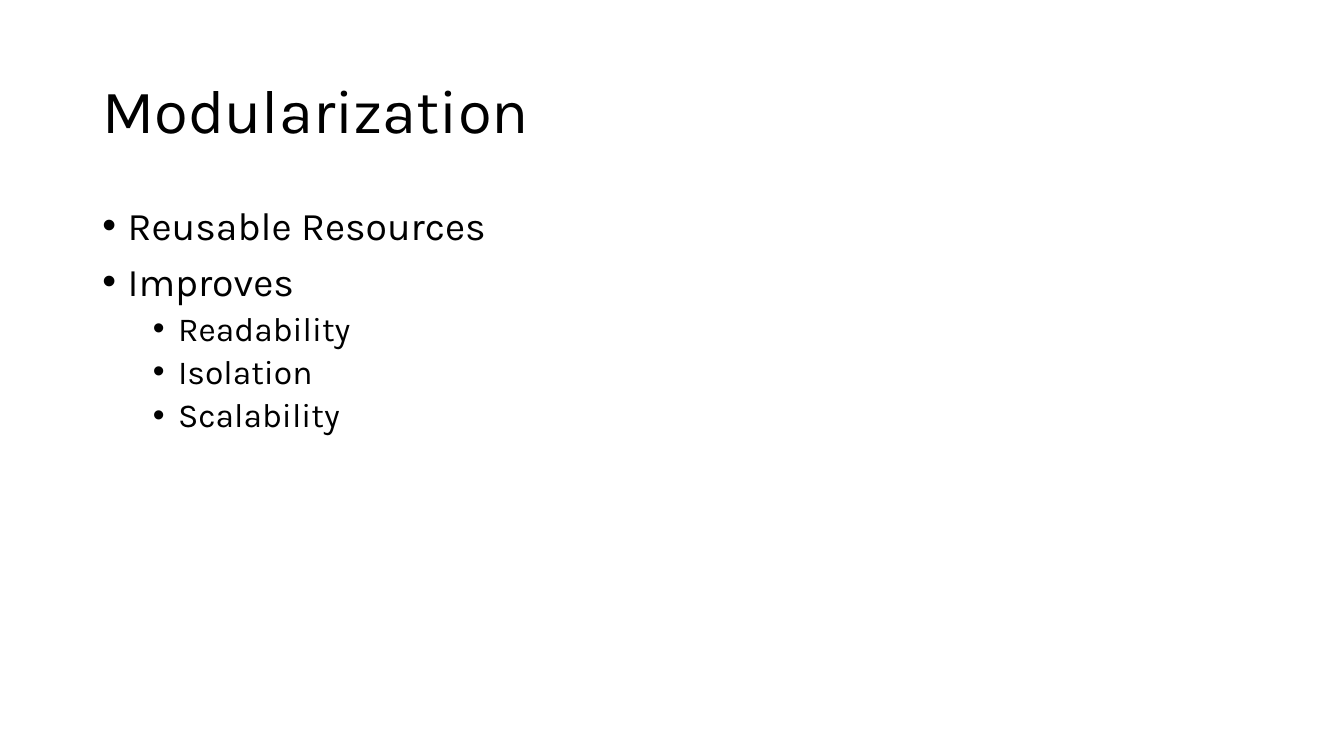
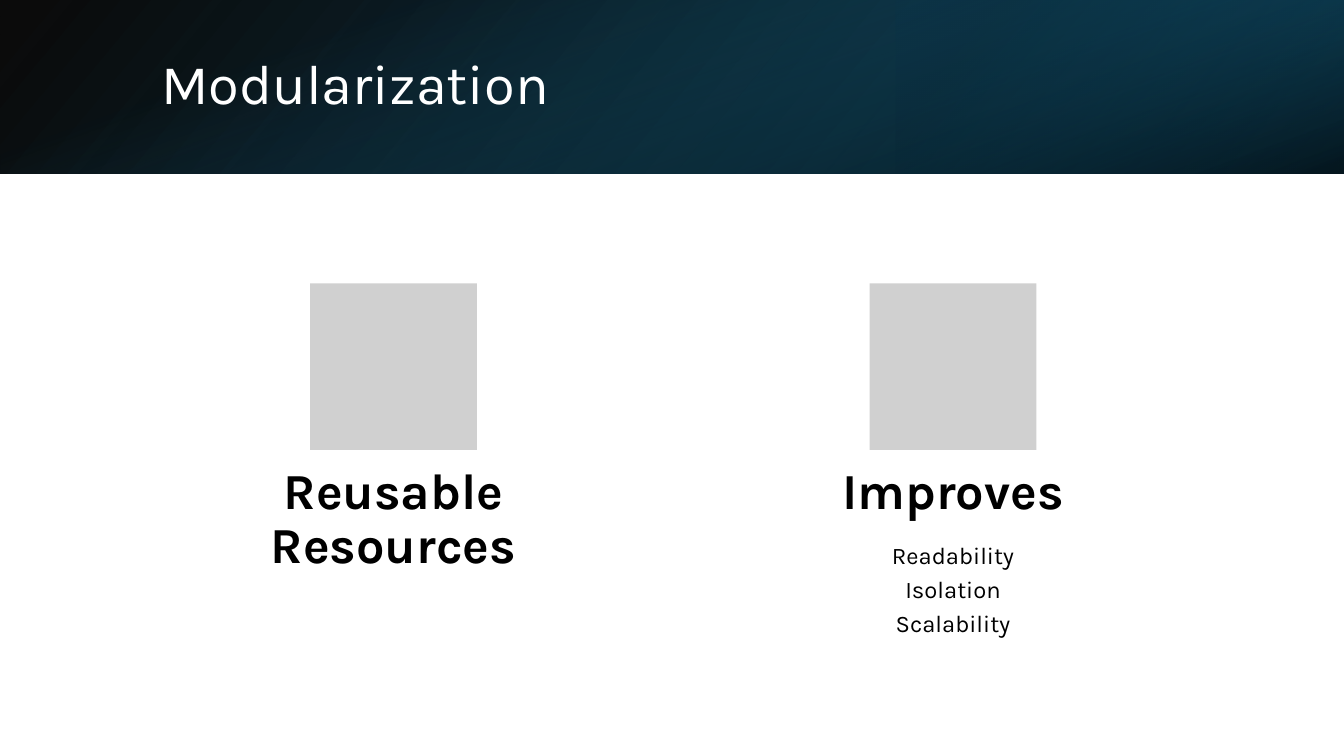
Before and after one commit to sebivenlo/esd-2024-terraform, a slide deck: slide 7 of Presentation/Terraform.pptx. Drawn at 1344x756 pixels with LibreOffice and Linux fonts; fonts in the diff are those of the drawing; grey boxes stand for pictures. Boxes give left, top, right and bottom in pixels: in the first picture for what was removed or moved away, otherwise in the second. Text is boxed around its words. In the diff, an @@ line names an element or a change of style, - is before the commit and + after.

```diff
--- a/Presentation/Terraform.pptx
+++ b/Presentation/Terraform.pptx
@@ rectangle added at bbox=[0, 0, 1344, 173], fill gradient #000000 to #104862 @@
@@ rectangle added at bbox=[0, 1, 1343, 174], fill gradient #156082 to #000000 @@
@@ rectangle added at bbox=[896, 0, 1344, 173], fill gradient #0B3041 to #156082 @@
@@ title "Modularization": place and size @@
-title "Modularization" at bbox=[102, 90, 529, 134]
+title "Modularization" at bbox=[161, 65, 549, 105]
@@ title "Modularization" at bbox=[161, 65, 549, 105]: size 44 to 40 pt, text colour #000000 to #FFFFFF @@
@@ text removed at bbox=[128, 213, 486, 436] @@
-• Reusable Resources
-• Improves
-  • Readability
-  • Isolation
-  • Scalability
@@ group added at bbox=[271, 283, 1064, 638]: 3 texts, 2 pictures @@
+Reusable Resources
+Improves
+Readability
+Isolation
+Scalability
```
Also in this commit, not shown: 17 other slides changed, 2 slides added, 2 slides removed.
